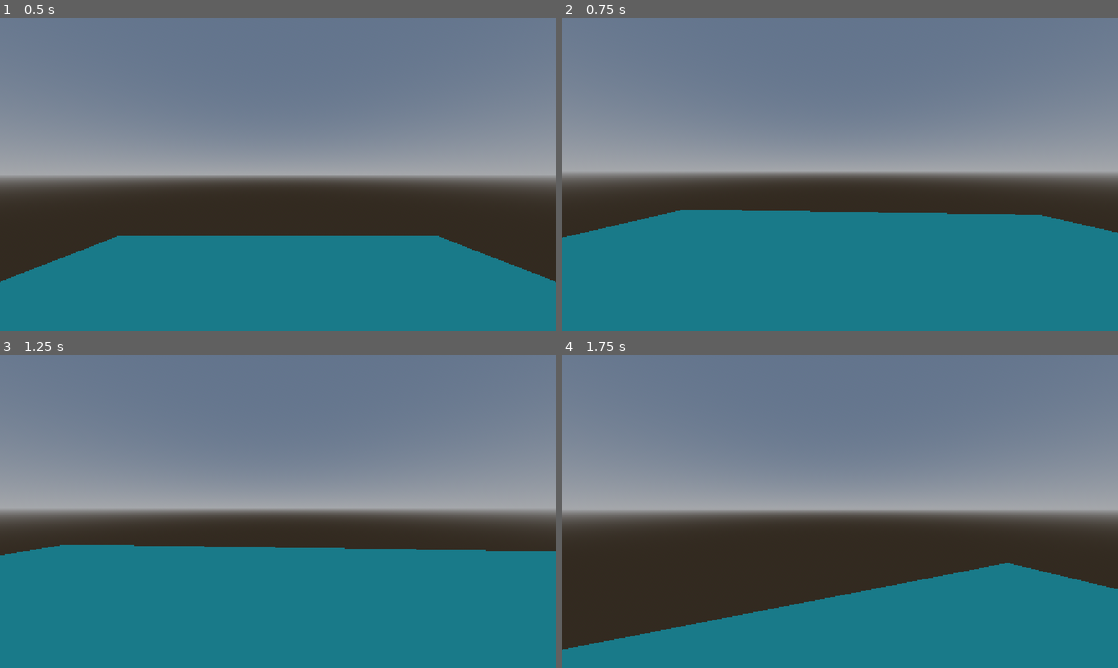
Above: before the commit, frames 1-4 (two rows, left to right).
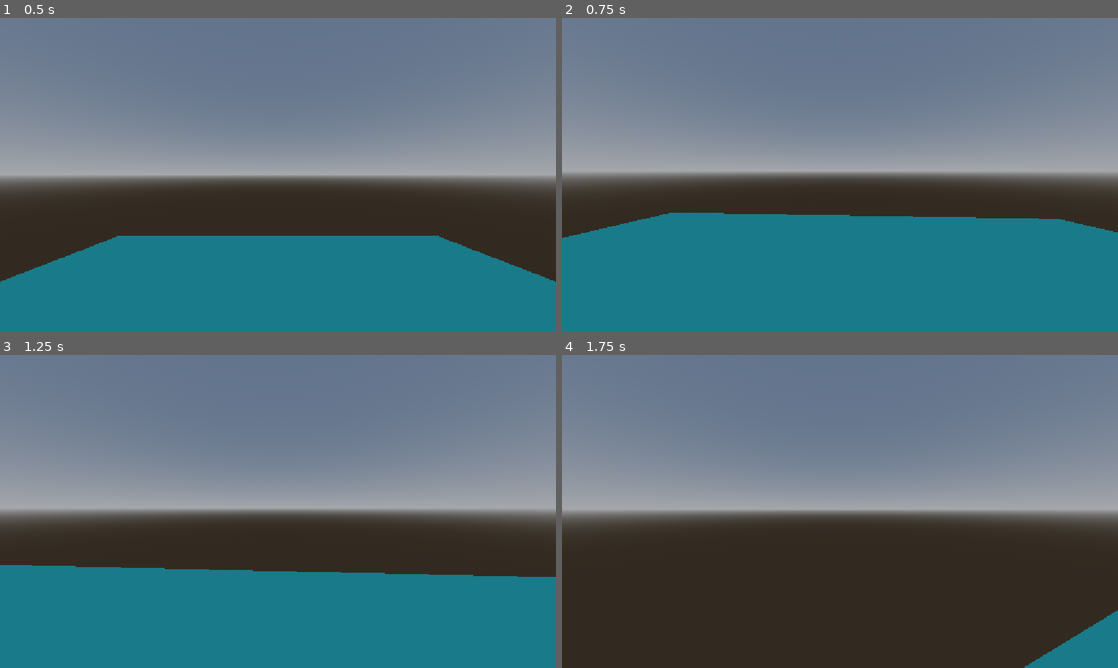
Above: after the commit, the same moments.

Repository: pyGuy152/boomerang-mania
Game: Godot game, scene res://scenes/Human/test.tscn
The game is run twice, just before and just after one commit, with the same random seed, the same clock (stepped at 60 frames per second) and the same inputs. This scene is started directly instead of the project's main scene.
Inputs (mouse positions are in pixels of both pictures, inside the frame that each line leads up to):
- Up to frame 1 (0.5 s): no input
- Up to frame 2 (0.75 s): tap Enter at 0.5 s; move the mouse to (834, 180) at 0.52 s; hold W (forward) from 0.53 s (still down); hold Shift (shift, bound only after the commit) from 0.53 s (still down)
- Up to frame 3 (1.25 s): keep holding W (forward); keep holding Shift (shift, bound only after the commit); tap Space (jump) at 0.77 s
- Up to frame 4 (1.75 s): keep holding W (forward); move the mouse to (878, 514) at 1.27 s; release Shift (shift, bound only after the commit) at 1.28 s; tap Shift (shift, bound only after the commit) at 1.35 s; tap Space (jump) at 1.52 s

Frame 1 is identical in both runs. In frame 2, 0.8% of the frame differs, in the area x 0-100%, y 61-71%; in frame 3, 7.3%; in frame 4, 20%, in the area x 0-100%, y 66-100%.

Commit message:
added sound

Diff:
--- a/project.godot
+++ b/project.godot
@@ -19,6 +19,10 @@
 
 window/stretch/mode="canvas_items"
 window/stretch/aspect="expand"
+
+[filesystem]
+
+import/blender/enabled=false
 
 [input]
 
@@ -47,6 +51,11 @@
 "events": [Object(InputEventKey,"resource_local_to_scene":false,"resource_name":"","device":-1,"window_id":0,"alt_press …(191 unchanged characters)…
 ]
 }
+shift={
+"deadzone": 0.2,
+"events": [Object(InputEventKey,"resource_local_to_scene":false,"resource_name":"","device":-1,"window_id":0,"alt_pressed":false,"shift_pressed":false,"ctrl_pressed":false,"meta_pressed":false,"pressed":false,"keycode":0,"physical_keycode":4194325,"key_label":0,"unicode":0,"location":0,"echo":false,"script":null)
+]
+}
 
 [physics]
 
--- a/scenes/Human/Charecter.tscn
+++ b/scenes/Human/Charecter.tscn
@@ -1,6 +1,8 @@
 [gd_scene format=3 uid="uid://cdv3hdxldoxay"]
 
 [ext_resource type="Script" uid="uid://boissfu2urqxp" path="res://scenes/Human/character_body_3d.gd" id="1_hiovg"]
+[ext_resource type="AudioStream" uid="uid://ci5wuld12kjv" path="res://sounds/character/walking.mp3" id="2_qekit"]
+[ext_resource type="AudioStream" uid="uid://cxbl4ea5rtw7w" path="res://sounds/character/running.mp3" id="3_imt4t"]
 
 [sub_resource type="CapsuleShape3D" id="CapsuleShape3D_b3ygk"]
 height = 2.0141602
@@ -18,3 +20,9 @@
 transform = Transform3D(1, 0, 0, 0, 1, 0, 0, 0, 1, 0, 1.6, -0.009115696)
 current = true
 fov = 88.86298
+
+[node name="walk_sound" type="AudioStreamPlayer3D" parent="CharacterBody3D" unique_id=163012011]
+stream = ExtResource("2_qekit")
+
+[node name="run_sound" type="AudioStreamPlayer3D" parent="CharacterBody3D" unique_id=1783306300]
+stream = ExtResource("3_imt4t")
--- a/scenes/Human/character_body_3d.gd
+++ b/scenes/Human/character_body_3d.gd
@@ -1,5 +1,7 @@
 extends CharacterBody3D
 
+@onready var walk_sound = $walk_sound
+@onready var run_sound = $run_sound
 var gravity = ProjectSettings.get_setting("physics/3d/default_gravity")
 var speed = 5
 var jump_speed = 5
@@ -12,8 +14,24 @@
 	velocity.y += -gravity * delta
 	var input = Input.get_vector("left", "right", "forward", "back")
 	var movement_dir = transform.basis * Vector3(input.x, 0, input.y)
+	if Input.is_action_pressed("shift"):
+		speed = 8.5
+	else:
+		speed = 5
 	velocity.x = movement_dir.x * speed
 	velocity.z = movement_dir.z * speed
+	if velocity.x != 0 or velocity.z != 0:
+		if Input.is_action_pressed("shift"):
+			if not run_sound.playing:
+				run_sound.play()
+		else:
+			if not walk_sound.playing:
+				walk_sound.play()
+	else:
+		if run_sound.playing:
+			run_sound.stop()
+		if walk_sound.playing:
+			walk_sound.stop()
 
 	move_and_slide()
 	if is_on_floor() and Input.is_action_just_pressed("jump"):
Not shown, added: sounds/bg/creepy_music.mp3.import
Not shown, added: sounds/bg/wind.mp3.import
Not shown, added: sounds/boomerang/spin-whoosh.mp3.import
Not shown, added: sounds/character/running.mp3.import
Not shown, added: sounds/character/walking.mp3.import
Not shown, added: sounds/other/soundreality-explosion-fx-343683.mp3.import
Not shown, added: sounds/other/universfield-game-over-deep-male-voice-clip-352695.mp3.import
Not shown, added: sounds/other/universfield-interface-click-124476.mp3.import
Not shown, added: sounds/other/victory-royale.mp3.import
